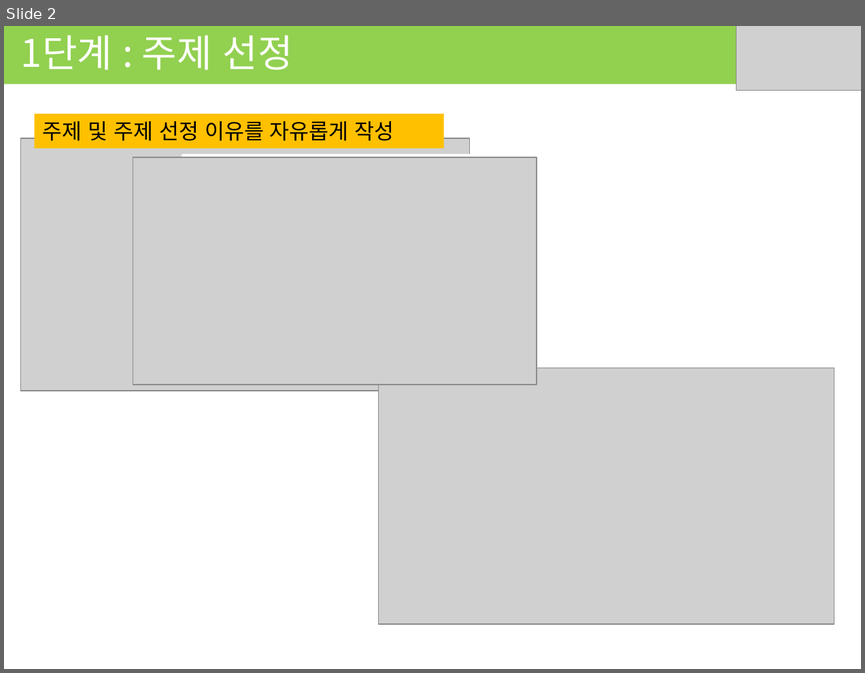
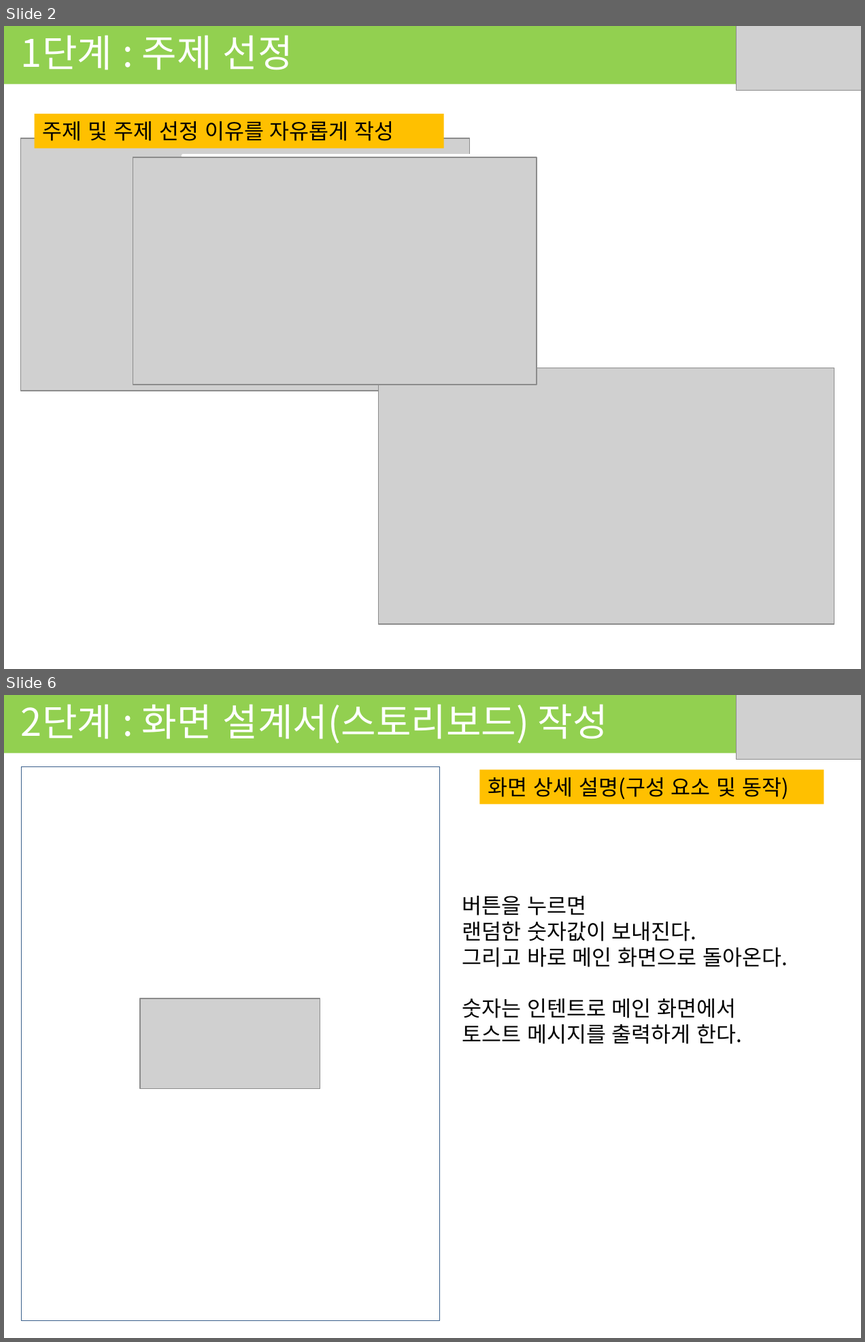
Before and after one commit to Las-Wonho/APP_2018_1, a slide deck: 기획 발표.pptx. Shown one above the other, each under a label of ours: slide 2 before the commit, slides 2 and 6 after it; the slides between them are not shown. The pictures are 865x673 and 865x1342 pixels, drawn with LibreOffice and Linux fonts; fonts in the diff are those of the drawing; grey boxes stand for pictures. Boxes give left, top, right and bottom in pixels: in the first picture for what was removed or moved away, otherwise in the second. Text is boxed around its words. In the diff, an @@ line names an element or a change of style, - is before the commit and + after.

```diff
--- a/기획 발표.pptx
+++ b/기획 발표.pptx
@@ slide 6 added at <box>4,695,861,1338</box>, background #FFFFFF @@
@@ rectangle added at <box>4,695,861,753</box>, fill #92D050, 32 pt, text #FFFFFF @@
+2단계 : 화면 설계서(스토리보드) 작성
@@ picture added at <box>736,695,861,760</box> @@
@@ rectangle added at <box>21,767,439,1321</box>, fill #FFFFFF, outline #3A5F8C 0.25 pt @@
@@ rectangle added at <box>479,770,824,804</box>, fill #FFC000, 18 pt, text #000000 @@
+화면 상세 설명(구성 요소 및 동작)
@@ text added at <box>462,896,787,1044</box>, 18 pt, text #000000 @@
+버튼을 누르면
+랜덤한 숫자값이 보내진다.
+그리고 바로 메인 화면으로 돌아온다.
+숫자는 인텐트로 메인 화면에서
+토스트 메시지를 출력하게 한다.
@@ picture added at <box>140,998,320,1088</box> @@
```
Also in this commit, not shown: 1 slide changed, 1 other slide added, 6 other files.
